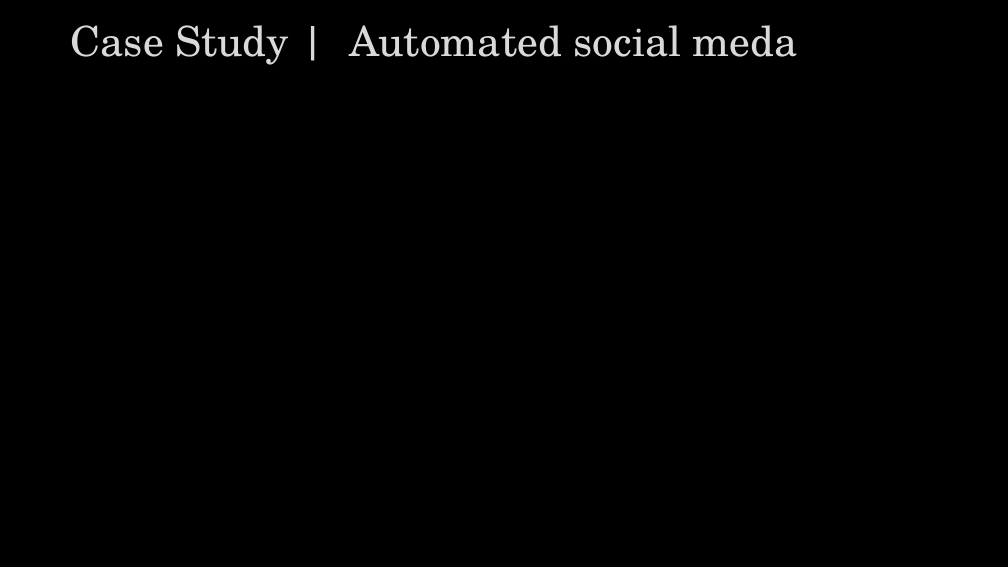
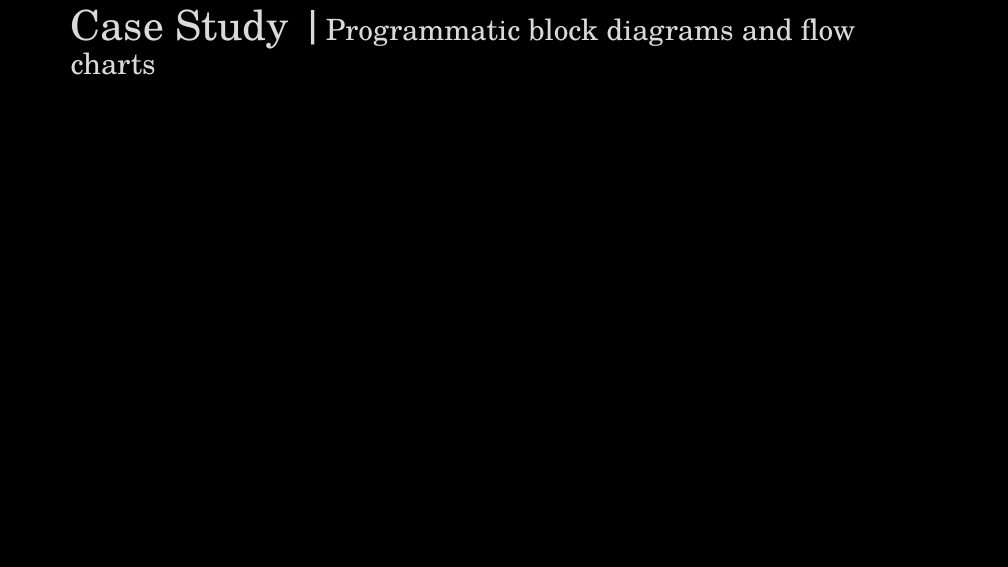
Before and after one commit to Tooblippe/tooblippe, a slide deck: slide 10 of assets/presentation-elements.pptx (slide 9 before the commit). Drawn at 1008x567 pixels with LibreOffice and Linux fonts; fonts in the diff are those of the drawing. Boxes give left, top, right and bottom in pixels: in the first picture for what was removed or moved away, otherwise in the second. Text is boxed around its words. In the diff, an @@ line names an element or a change of style, - is before the commit and + after.

```diff
--- a/assets/presentation-elements.pptx
+++ b/assets/presentation-elements.pptx
@@ title at (71,9,856,75): text changed; size 39.6 to 27.9 pt @@
-Case Study | Automated social meda
+Case Study |Programmatic block diagrams and flow charts
```
Also in this commit, not shown: 1 other slide changed, 1 slide added, 3 other files.
